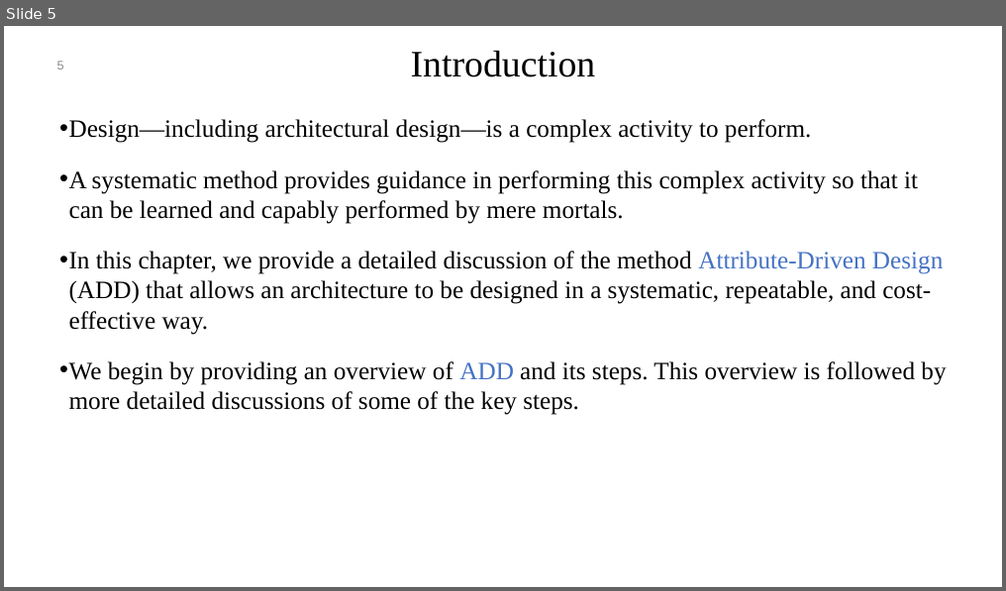
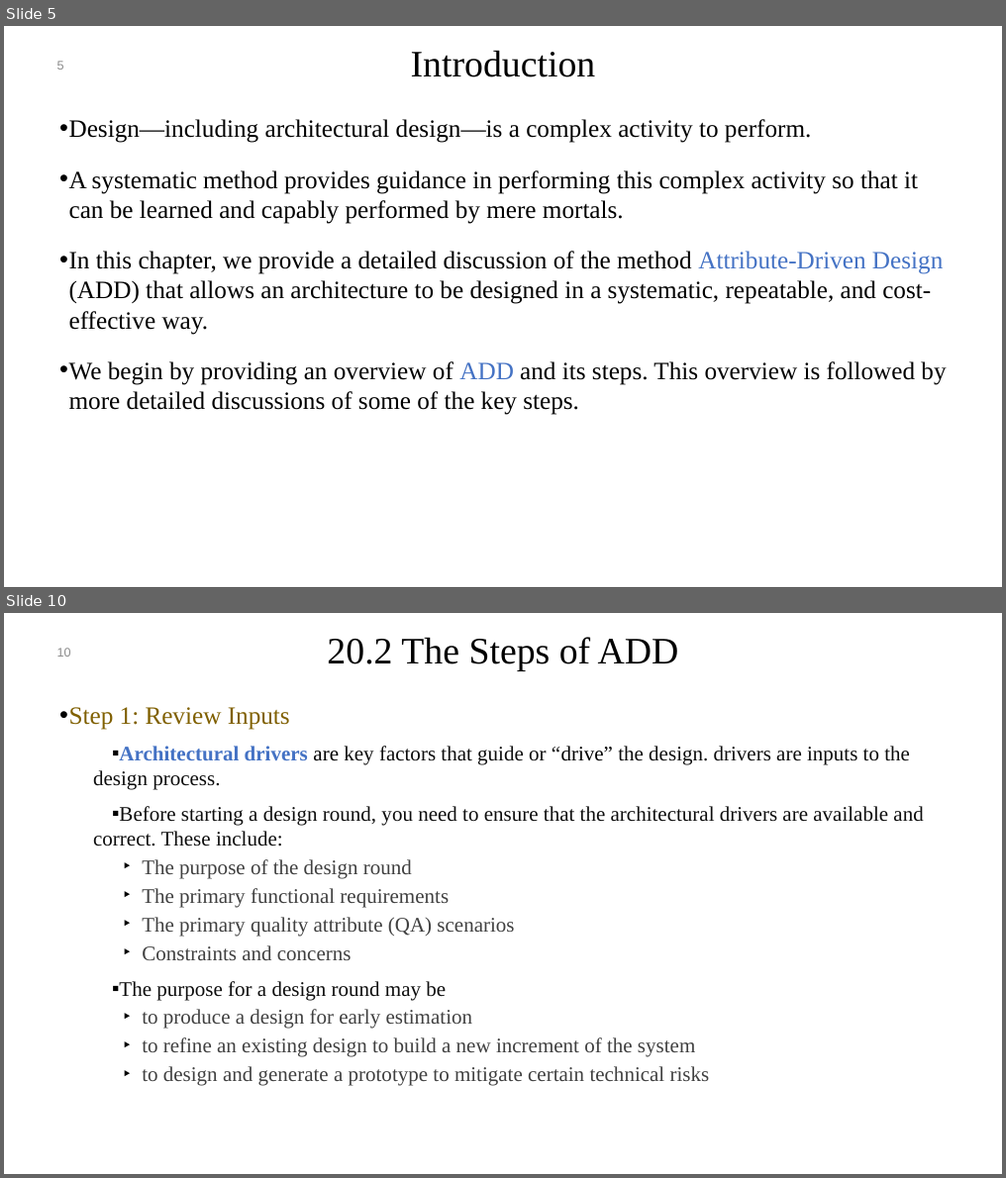
Before and after one commit to mohamad-khorsandi/slides-of-software-architecture-in-practice-4th-ed, a slide deck: chapter 20.pptx. Shown one above the other, each under a label of ours: slide 5 before the commit, slides 5 and 10 after it; the slides between them are not shown. The pictures are 1006x591 and 1006x1178 pixels, drawn with LibreOffice and Linux fonts; fonts in the diff are those of the drawing; background and template pictures are left out. Boxes give left, top, right and bottom in pixels: in the first picture for what was removed or moved away, otherwise in the second. Text is boxed around its words. In the diff, an @@ line names an element or a change of style, - is before the commit and + after.

```diff
--- a/chapter 20.pptx
+++ b/chapter 20.pptx
@@ slide 10 added at <box>4,613,1002,1174</box>, background #FFFFFF @@
@@ title added at <box>327,637,679,671</box>, 36 pt, text #000000 @@
+20.2 The Steps of ADD
@@ page number added at <box>57,648,71,657</box>, 12 pt, text #8C8C8C @@
+10
@@ text added at <box>69,707,923,1086</box>, 20 pt, text #404040 @@
+• Step 1: Review Inputs
+  ▪ Architectural drivers are key factors that guide or “drive” the design. drivers are inputs to the design process.
+  ▪ Before starting a design round, you need to ensure that the architectural drivers are available and correct. These include:
+    ‣ The purpose of the design round
+    ‣ The primary functional requirements
+    ‣ The primary quality attribute (QA) scenarios
+    ‣ Constraints and concerns
+  ▪ The purpose for a design round may be
+    ‣ to produce a design for early estimation
+    ‣ to refine an existing design to build a new increment of the system
+    ‣ to design and generate a prototype to mitigate certain technical risks
```
Also in this commit, not shown: 1 slide changed, 24 other slides added.
